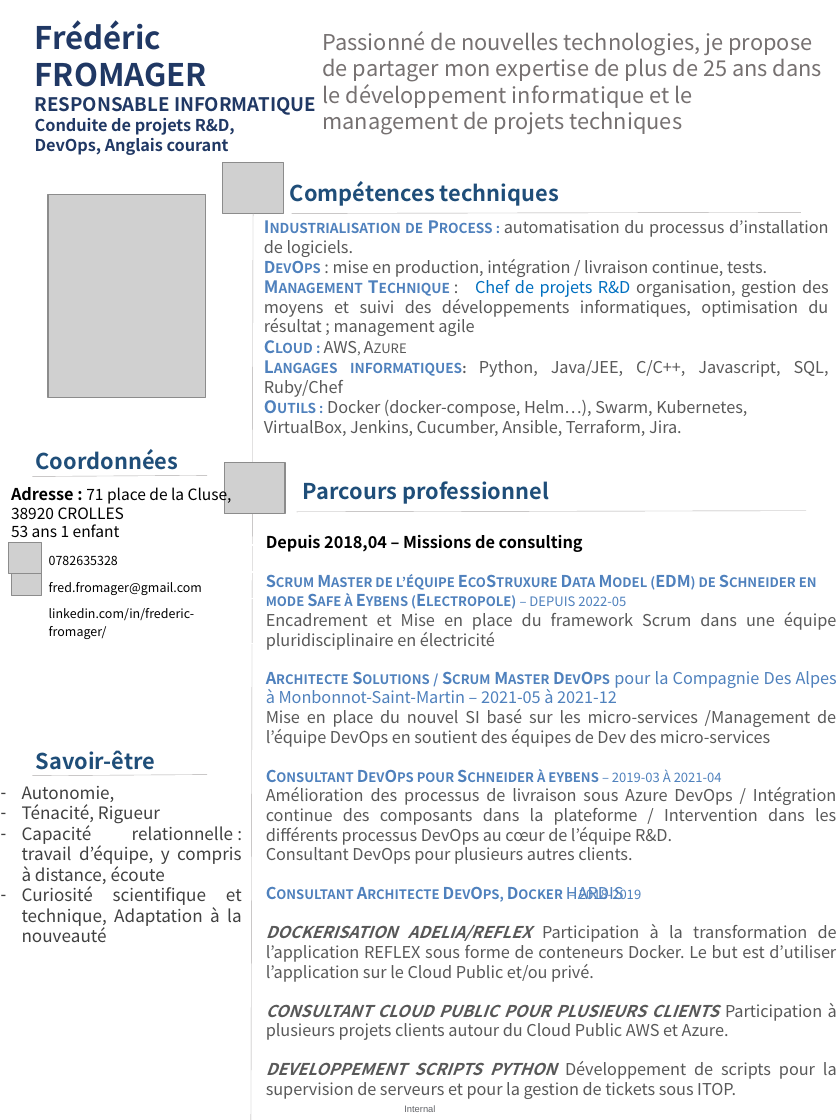
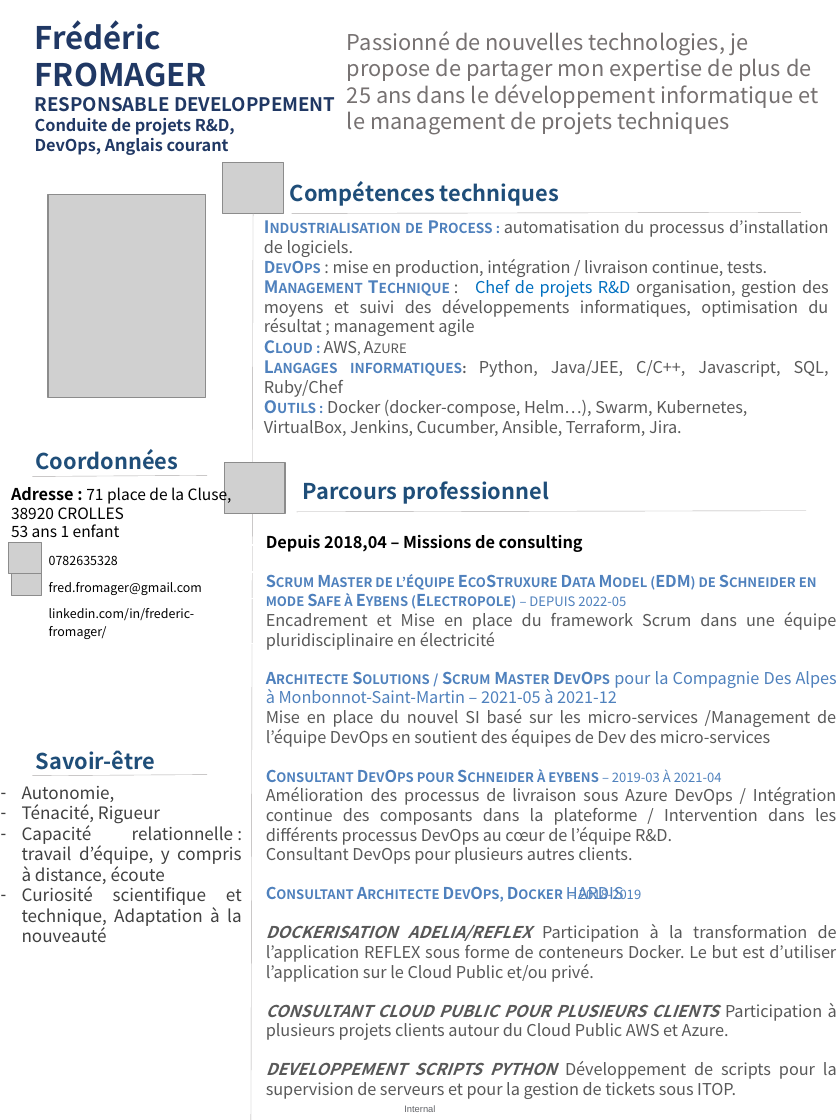
Before and after one commit to Solifred38/cv, a slide deck: slide 1 of CV_FFROMAGER.pptx. Drawn at 840x1120 pixels with LibreOffice and Linux fonts; fonts in the diff are those of the drawing; grey boxes stand for pictures; background and template pictures are left out. Boxes give left, top, right and bottom in pixels: in the first picture for what was removed or moved away, otherwise in the second. Text is boxed around its words. In the diff, an @@ line names an element or a change of style, - is before the commit and + after.

```diff
--- a/CV_FFROMAGER.pptx
+++ b/CV_FFROMAGER.pptx
@@ text "Passionné de nouvelles technologies, je ..." rewrapped from [322, 31, 822, 135] to [347, 31, 818, 135] @@
@@ text at [35, 97, 336, 112]: text changed @@
-RESPONSABLE INFORMATIQUE
+RESPONSABLE DEVELOPPEMENT
```
Also in this commit, not shown: 2 other files.
